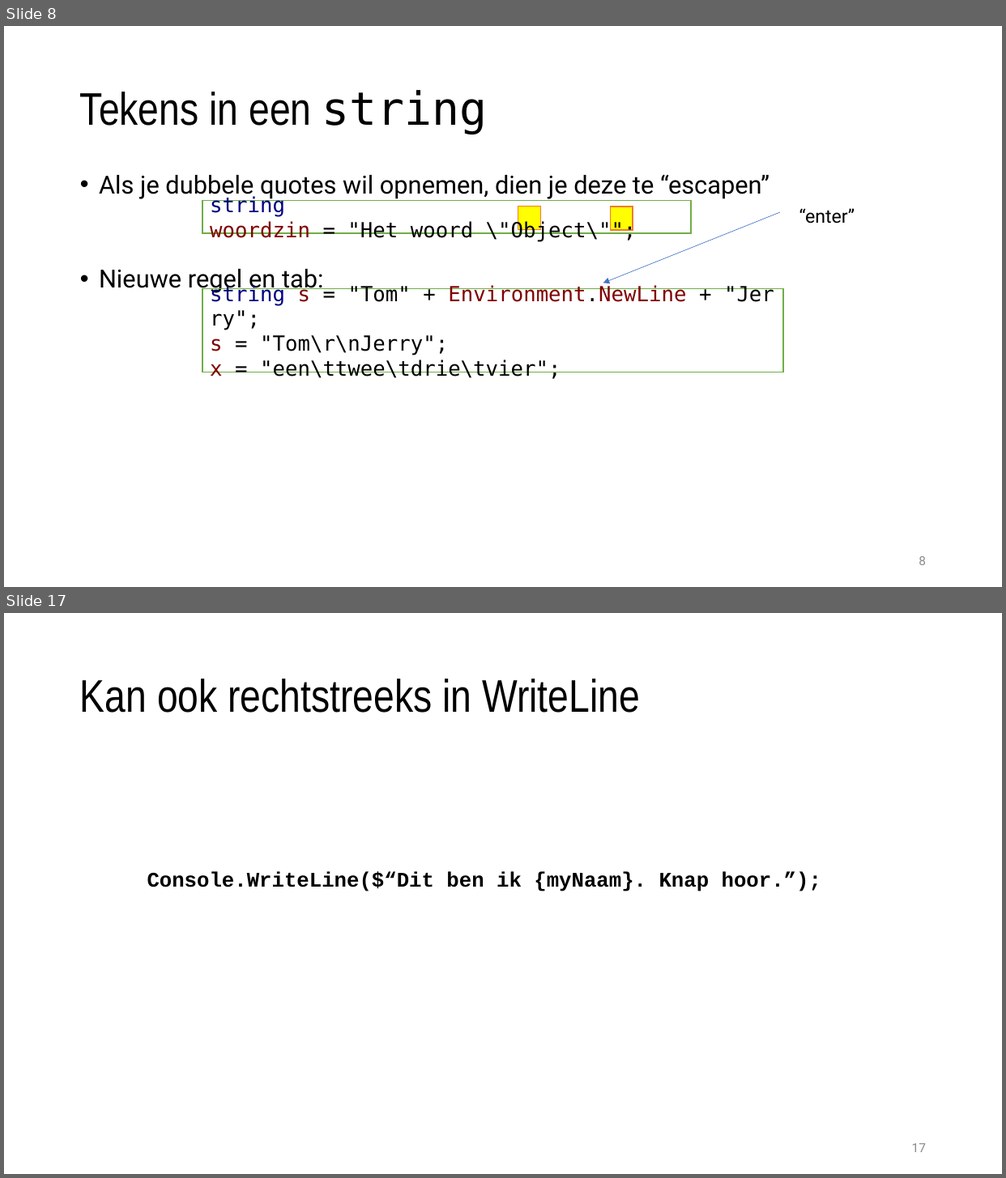
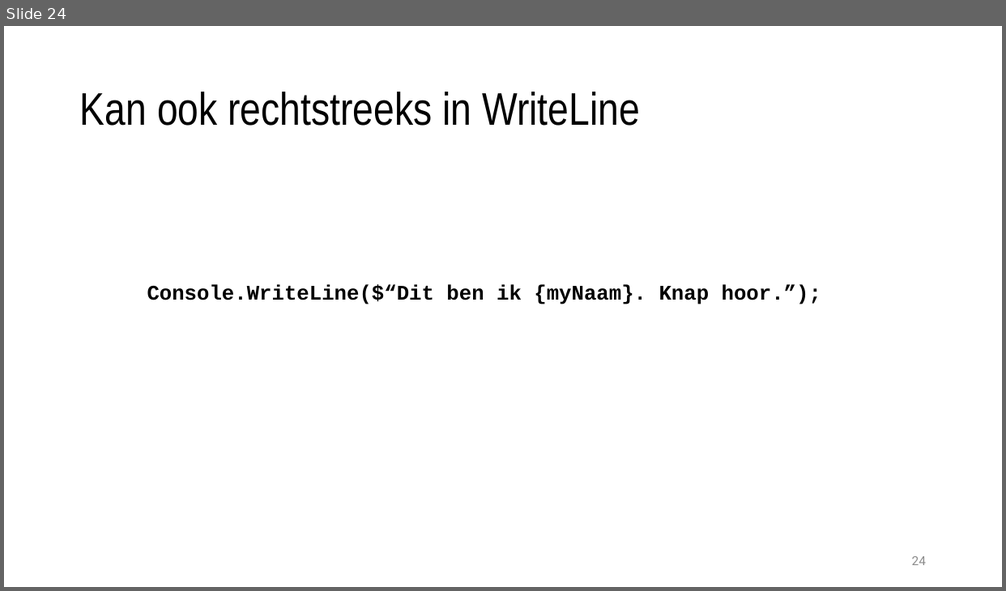
Before and after one commit to timdams/csharpbook, a slide deck: _SLIDES/2020/H3- Tekst in code gebruiken/H3_1_tekst.pptx. Shown one above the other, each under a label of ours: slides 8 and 17 before the commit, slide 24 after it; the slides between them are not shown. The pictures are 1006x1178 and 1006x591 pixels, drawn with LibreOffice and Linux fonts; fonts in the diff are those of the drawing; background and template pictures are left out. Boxes give left, top, right and bottom in pixels: in the first picture for what was removed or moved away, otherwise in the second. Text is boxed around its words. In the diff, an @@ line names an element or a change of style, - is before the commit and + after.

```diff
--- a/_SLIDES/2020/H3- Tekst in code gebruiken/H3_1_tekst.pptx
+++ b/_SLIDES/2020/H3- Tekst in code gebruiken/H3_1_tekst.pptx
@@ slide 8 removed at (4,26,1002,587), background #FFFFFF @@
@@ title removed at (80,90,488,135) @@
-Tekens in een string
@@ text removed at (99,174,769,294) @@
-• Als je dubbele quotes wil opnemen, dien je deze te “escapen”
-• Nieuwe regel en tab:
@@ rectangle removed at (202,200,691,233) @@
-string woordzin = "Het woord \"Object\"";
@@ rectangle removed at (518,207,541,229) @@
@@ arrow removed from (780, 212) to (603, 284) @@
@@ rectangle removed at (611,207,633,229) @@
@@ text removed at (799,208,854,224) @@
-“enter”
@@ rectangle removed at (202,288,783,372) @@
-string s = "Tom" + Environment.NewLine + "Jerry";
-s = "Tom\r\nJerry";
-x = "een\ttwee\tdrie\tvier";
@@ page number removed at (918,557,926,565) @@
-8
@@ what was slide 17 is now slide 24 @@
@@ page number at (912,557,926,565): text changed @@
-17
+24
```
Also in this commit, not shown: 6 slides changed, 23 slides added, 12 other slides removed, 11 other files.
